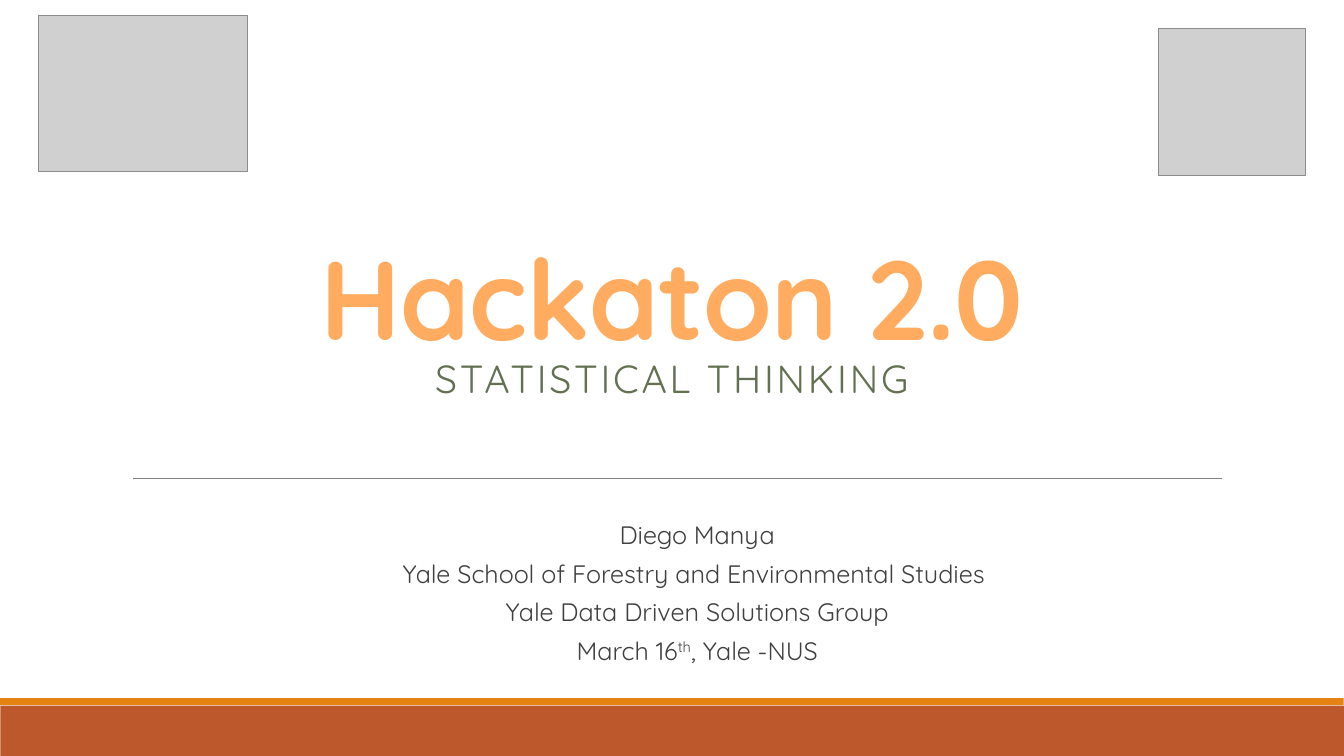
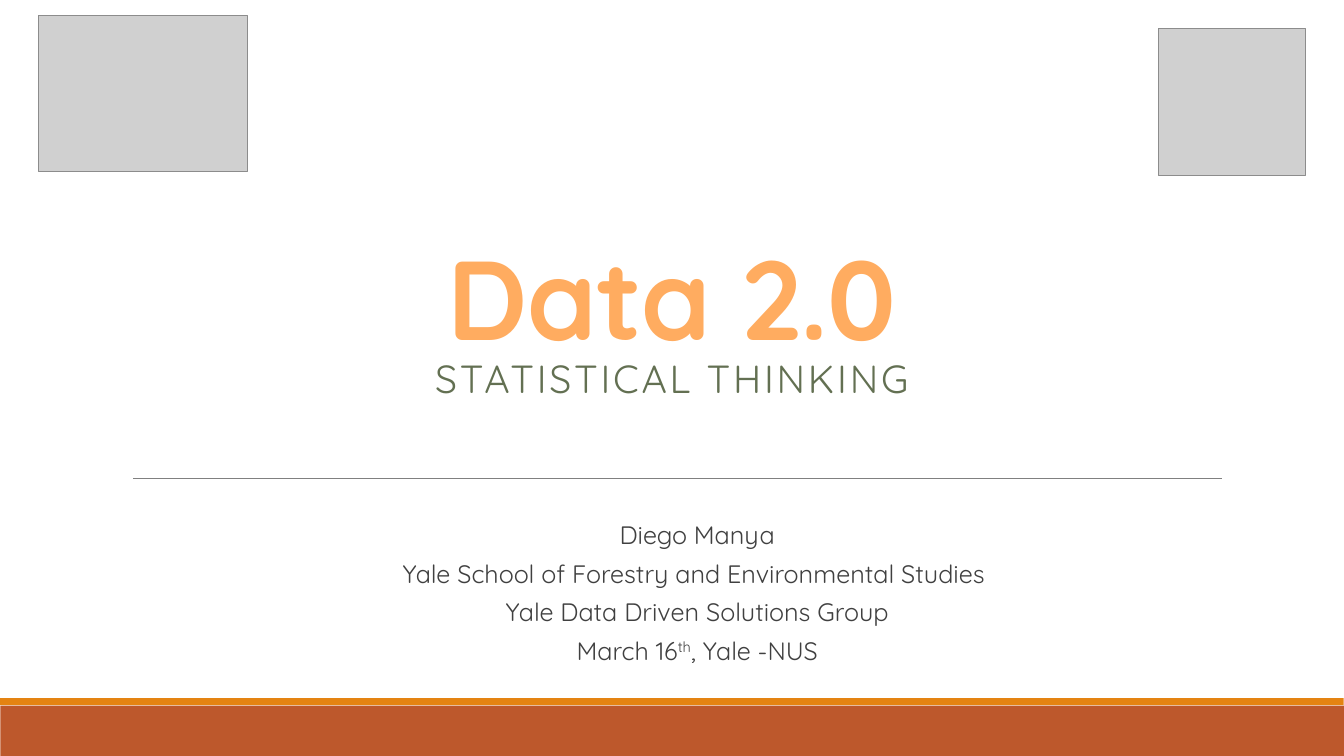
Before and after one commit to datadrivenenvirolab/day-of-data-2.0, a slide deck: slide 1 of 4 - statistical learning/Workshop Hackaton 2.0.pptx. Drawn at 1344x756 pixels with LibreOffice and Linux fonts; fonts in the diff are those of the drawing; grey boxes stand for pictures. Boxes give left, top, right and bottom in pixels: in the first picture for what was removed or moved away, otherwise in the second. Text is boxed around its words. In the diff, an @@ line names an element or a change of style, - is before the commit and + after.

```diff
--- a/4 - statistical learning/Workshop Hackaton 2.0.pptx
+++ b/4 - statistical learning/Workshop Hackaton 2.0.pptx
@@ title at box(448, 260, 896, 369): text changed @@
-Hackaton 2.0
+Data 2.0
```
Also in this commit, not shown: 1 other slide changed.
